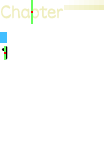
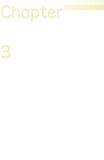
Layered file, before and after one edit (104x160). Changes by layer:
hid "Layer 4" over [0, 32, 7, 60]
hid "Layer 3" over [31, 0, 33, 24]
renamed "1" to "3", painted on it over [0, 45, 11, 60]
